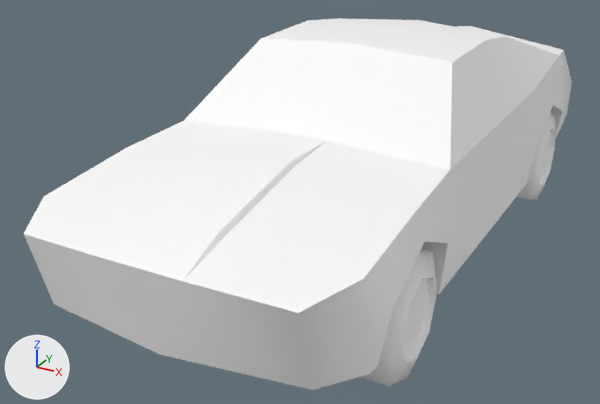
The FBX model Assets/GotowTutorialCSharp/Media/Car/Car_Model.fbx as it was, and as the next commit left it.
Before and after are seen from a camera (50 mm lens) standing at (0.0286, -0.0614, 0.0208) and looking at (-0.0036, -0.0029, -0.0085). The axes (+X, +Y, +Z) are drawn at lower left. The lights are the same throughout. Where no turn or scale is listed for an object, it has been applied to the vertices.

Names of what the first picture shows: 'BackLeftWheel', 'Body', 'FrontLeftWheel'.
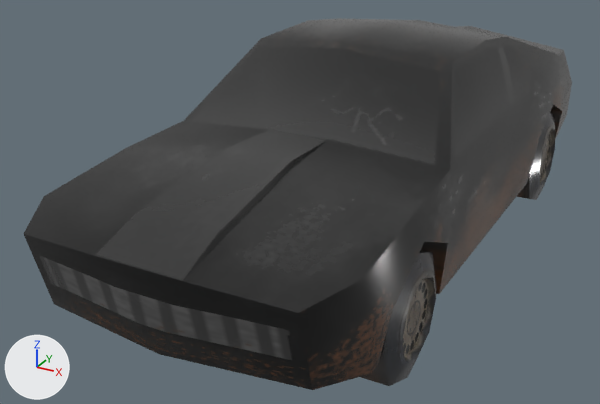
Edits to the scene script, one JSON object a line:
```json
{"op": "add", "block": "img_car_texture_png", "code": ["img_car_texture_png = load_image('Car_Texture.png', 'Textures/Car_Texture.png', 512, 512, 'sRGB')"]}
{"op": "remove", "block": "mat_carmaterial", "code": "mat_carmaterial.base_color = (1.0, 1.0, 1.0)  # white #ffffff"}
{"op": "add", "block": "mat_carmaterial", "code": "mat_carmaterial.texture = img_car_texture_png"}
{"op": "set", "path": "mat_carmaterial.roughness", "old": "0.5", "new": "0.2"}
```

Changed parts and their boxes [x1, y1, x2, y2] in the pictures (600 x 404 px):
```json
{"object": "Body", "change": "surface changed", "before": [24, 18, 572, 390], "after": [24, 18, 572, 390], "on screen": "white to grey"}
{"object": "FrontLeftWheel", "change": "surface changed", "before": [361, 249, 437, 386], "after": [361, 249, 437, 386]}
{"object": "BackLeftWheel", "change": "surface changed", "before": [517, 112, 556, 200], "after": [517, 112, 556, 200]}
```
